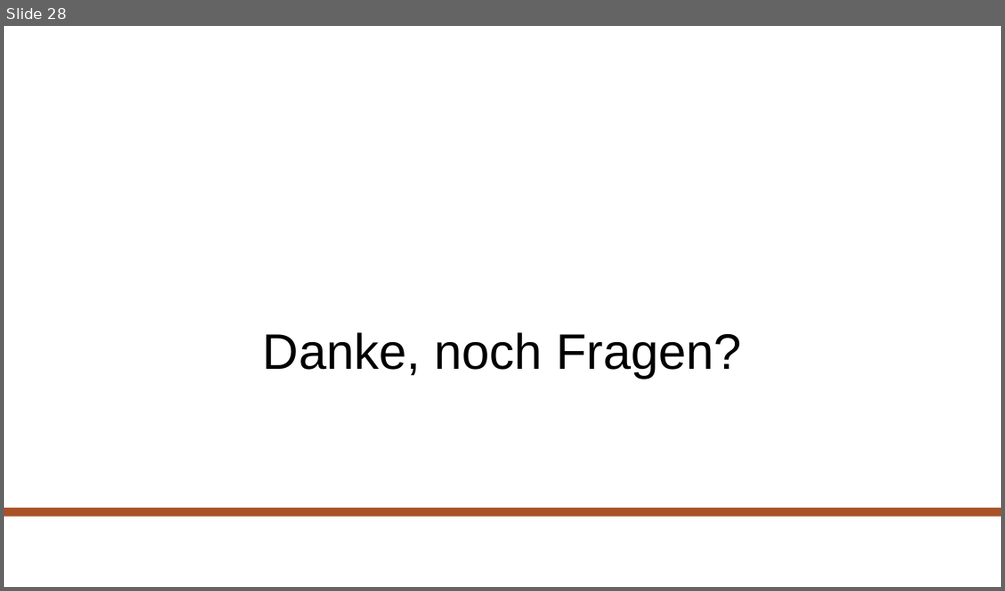
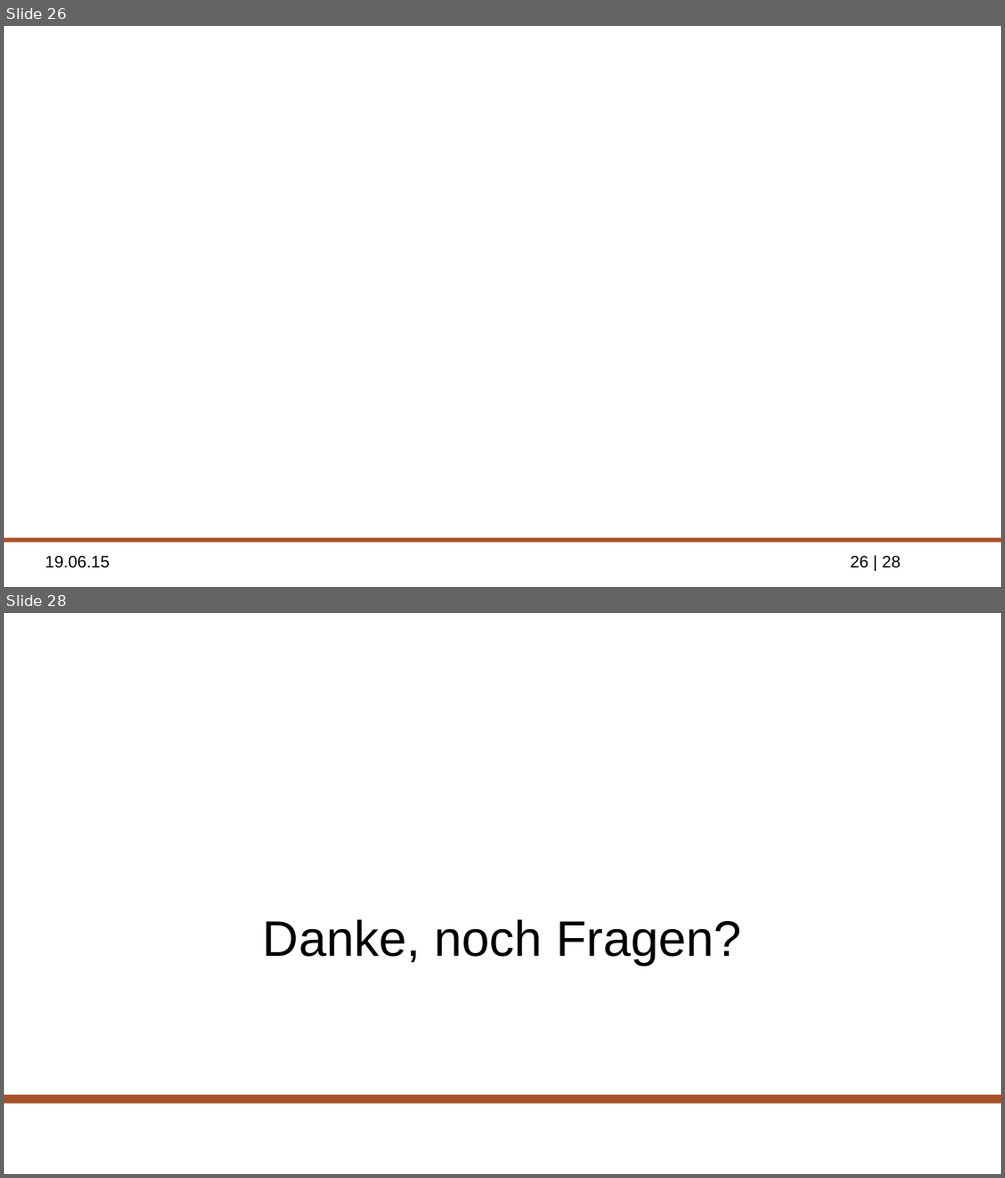
Before and after one commit to ppasler/Formale-Methoden-HMM, a slide deck: presentation/hidden_markov_pasler.odp. Shown one above the other, each under a label of ours: slide 28 before the commit, slides 26 and 28 after it; the slides between them are not shown. The pictures are 1005x591 and 1005x1178 pixels, drawn with LibreOffice and Linux fonts; fonts in the diff are those of the drawing; background and template pictures are left out. Boxes give left, top, right and bottom in pixels: in the first picture for what was removed or moved away, otherwise in the second. Text is boxed around its words. In the diff, an @@ line names an element or a change of style, - is before the commit and + after.

```diff
--- a/presentation/hidden_markov_pasler.odp
+++ b/presentation/hidden_markov_pasler.odp
@@ slide 26 added at [4, 26, 1001, 587], background picture (left out) @@
@@ rectangle added at [4, 538, 1001, 542], fill #A85229 @@
@@ text added at [45, 556, 110, 568], 12 pt, text #000000 @@
+19.06.15
@@ page number added at [850, 556, 900, 568], 12 pt, text #000000 @@
+26 | 28
```
Also in this commit, not shown: 25 slides changed, 1 other slide added, 2 slides removed.
